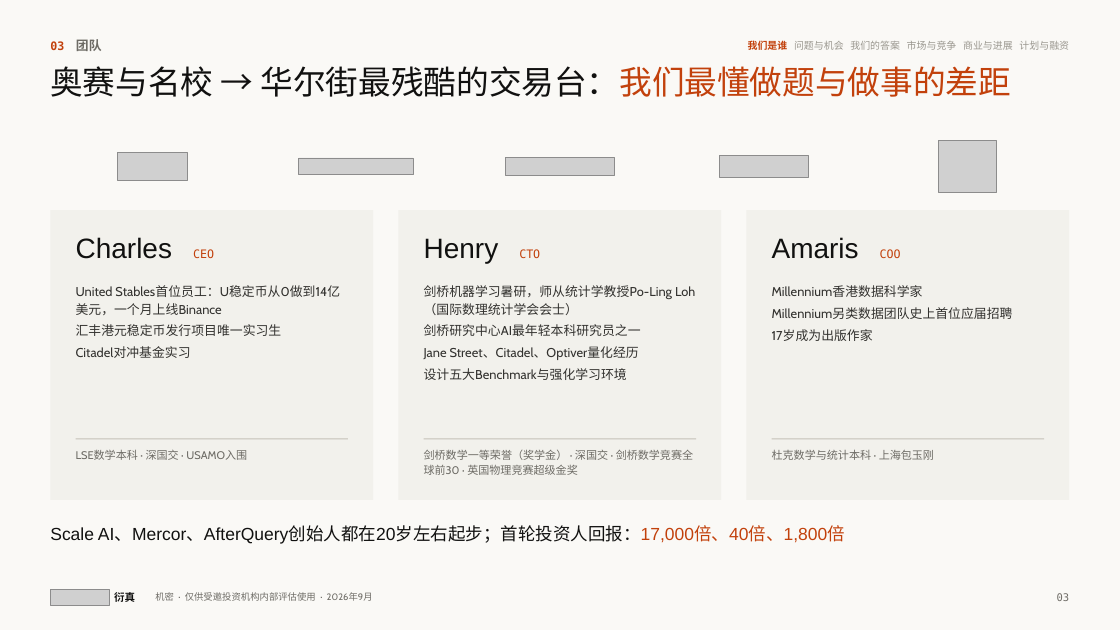
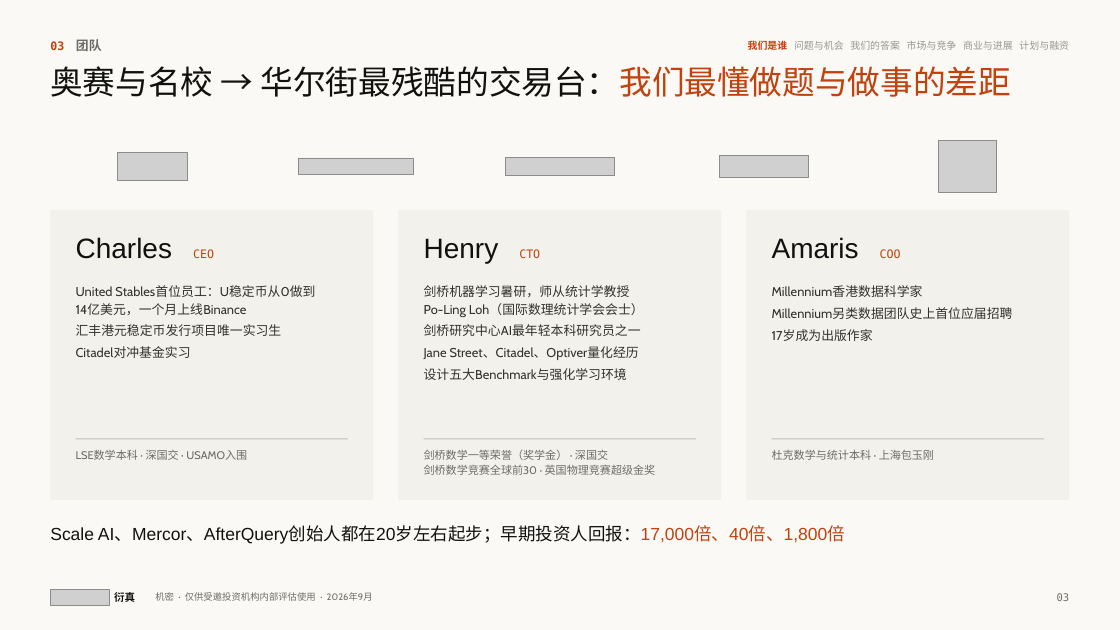
Before and after one commit to wangchen0802/Delta1, a slide deck: slide 3 of SimReal-BP-v26.pptx. Drawn at 1120x630 pixels with LibreOffice and Linux fonts; fonts in the diff are those of the drawing; grey boxes stand for pictures. Boxes give left, top, right and bottom in pixels: in the first picture for what was removed or moved away, otherwise in the second. Text is boxed around its words. In the diff, an @@ line names an element or a change of style, - is before the commit and + after.

```diff
--- a/SimReal-BP-v26.pptx
+++ b/SimReal-BP-v26.pptx
@@ text at [76,285,315,315]: spaces changed @@
-United Stables首位员工：U稳定币从0做到14亿美元，一个月上线Binance
+United Stables首位员工：U稳定币从0做到
+14亿美元，一个月上线Binance
@@ text at [424,285,644,317]: spaces changed @@
-剑桥机器学习暑研，师从统计学教授Po-Ling Loh（国际数理统计学会会士）
+剑桥机器学习暑研，师从统计学教授
+Po-Ling Loh（国际数理统计学会会士）
@@ text at [424,450,656,475]: text changed @@
-剑桥数学一等荣誉（奖学金） · 深国交 · 剑桥数学竞赛全球前30 · 英国物理竞赛超级金奖
+剑桥数学一等荣誉（奖学金） · 深国交
+剑桥数学竞赛全球前30 · 英国物理竞赛超级金奖
@@ text at [50,527,845,544]: text changed @@
-Scale AI、Mercor、AfterQuery创始人都在20岁左右起步；首轮投资人回报：17,000倍、40倍、1,800倍
+Scale AI、Mercor、AfterQuery创始人都在20岁左右起步；早期投资人回报：17,000倍、40倍、1,800倍
```
Also in this commit, not shown: 15 other slides changed, 3 other files.
